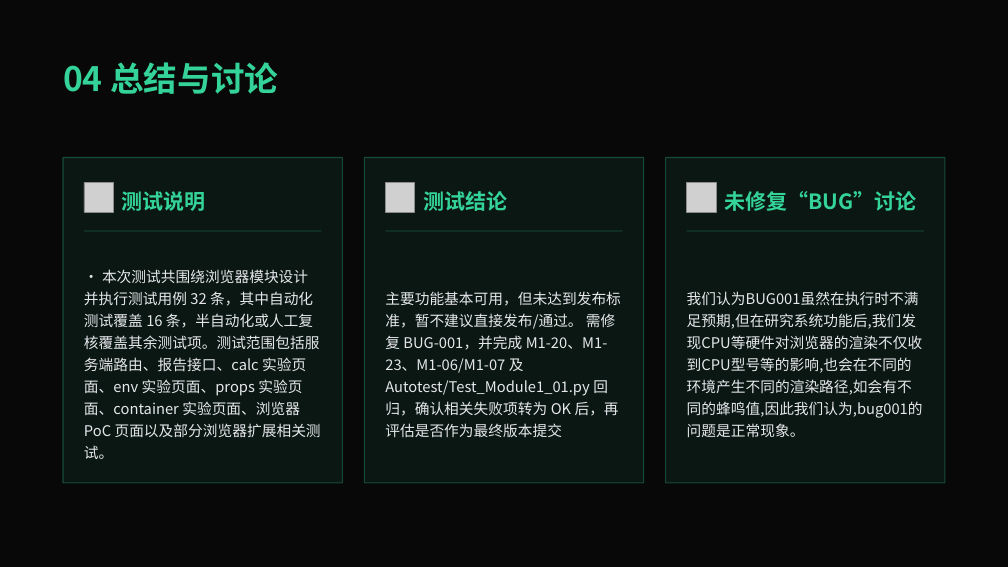
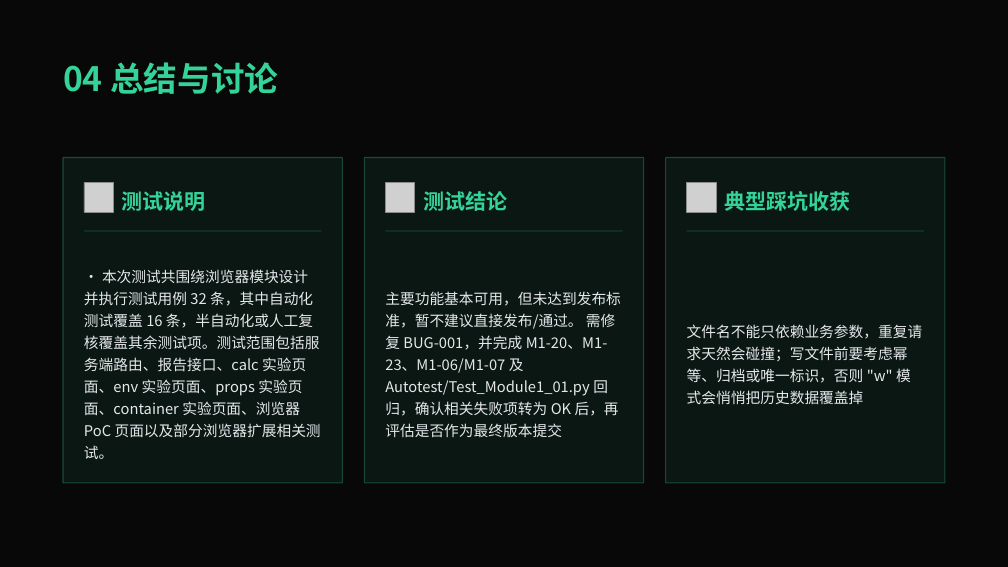
Before and after one commit to guxuan0v0/2026-Autumn-Software-Testing-and-Quality-Assurance-Practices, a slide deck: slide 18 of docs/无脚本浏览器指纹识别系统测试汇报.pptx. Drawn at 1008x567 pixels with LibreOffice and Linux fonts; fonts in the diff are those of the drawing; grey boxes stand for pictures; background and template pictures are left out; a plain dark background stands for a picture behind light text. Boxes give left, top, right and bottom in pixels: in the first picture for what was removed or moved away, otherwise in the second. Text is boxed around its words. In the diff, an @@ line names an element or a change of style, - is before the commit and + after.

Commit message:
BUG001修复更新

```diff
--- a/docs/无脚本浏览器指纹识别系统测试汇报.pptx
+++ b/docs/无脚本浏览器指纹识别系统测试汇报.pptx
@@ text at (724,191,850,211): text changed @@
-未修复“BUG”讨论
+典型踩坑收获
@@ text at (687,324,923,404): text changed @@
-我们认为BUG001虽然在执行时不满足预期,但在研究系统功能后,我们发现CPU等硬件对浏览器的渲染不仅收到CPU型号等的影响,也会在不同的环境产生不同的渲染路径,如会有不同的蜂鸣值,因此我们认为,bug001的问题是正常现象。
+文件名不能只依赖业务参数，重复请求天然会碰撞；写文件前要考虑幂等、归档或唯一标识，否则 "w" 模式会悄悄把历史数据覆盖掉
```
Also in this commit, not shown: 1 other slide changed.
